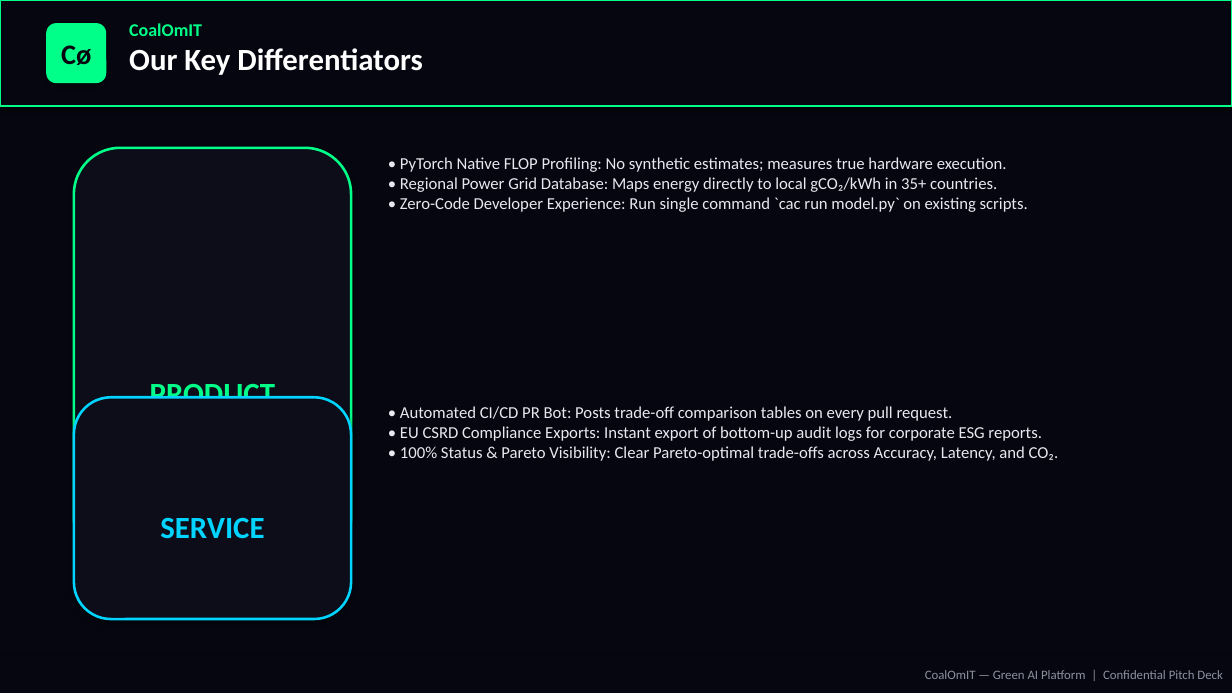
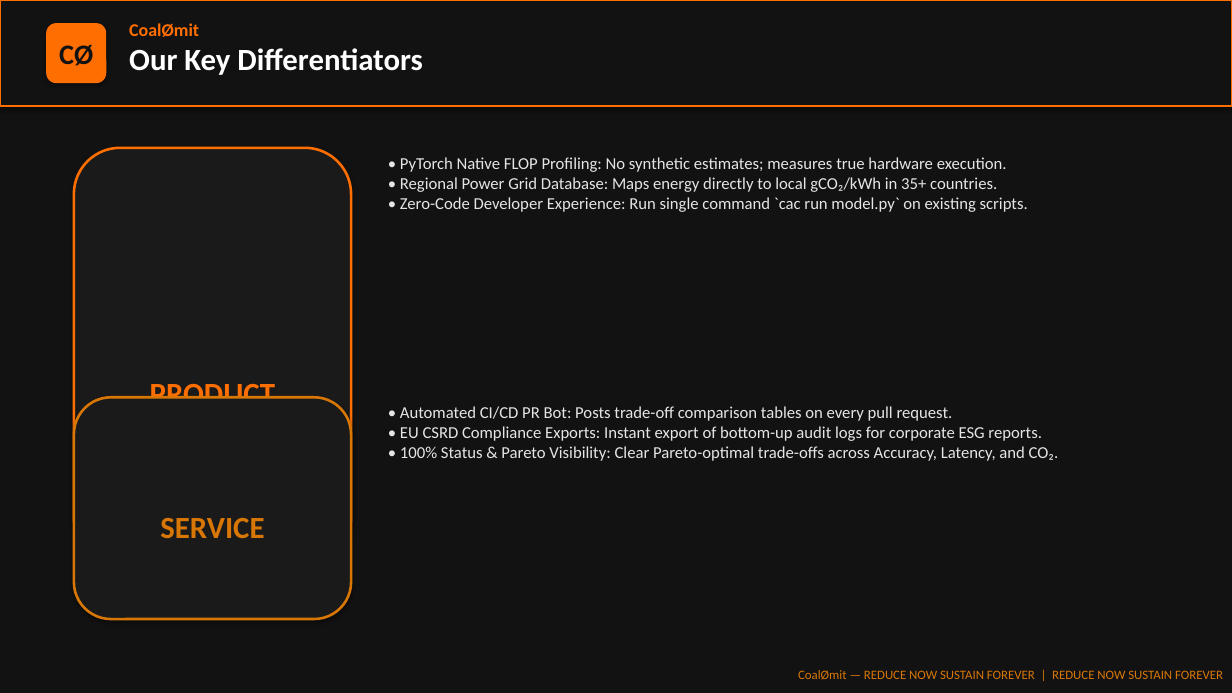
Before and after one commit to AAYUSHI003/CoalOmit, a slide deck: slide 7 of CoalOmIT_Pitch_Deck.pptx. Drawn at 1232x693 pixels with LibreOffice and Linux fonts; fonts in the diff are those of the drawing. Boxes give left, top, right and bottom in pixels: in the first picture for what was removed or moved away, otherwise in the second. Text is boxed around its words. In the diff, an @@ line names an element or a change of style, - is before the commit and + after.

Commit message:
Update pitch deck theme to match CoalØmit amber orange screenshot

```diff
--- a/CoalOmIT_Pitch_Deck.pptx
+++ b/CoalOmIT_Pitch_Deck.pptx
@@ rectangle at box(0, 0, 1232, 693): fill #060610 to #121212 @@
@@ rectangle at box(0, 0, 1232, 106): fill #060610 to #121212; outline #00FF88 1.5 pt to #FF6E00 1.5 pt @@
@@ rounded rectangle "CØ" at box(46, 23, 106, 83): fill #00FF88 to #FF6E00 @@
@@ text at box(129, 23, 199, 37): text changed; text colour #00FF88 to #FF6E00 @@
-CoalOmIT
+CoalØmit
@@ text in rounded rectangle at box(59, 45, 93, 66): text changed; text colour #060610 to #121212 @@
-Cø
+CØ
@@ rounded rectangle "PRODUCT" at box(74, 148, 351, 564): text colour #00FF88 to #FF6E00; fill #0D0D1A to #1A1A1A; outline #00FF88 2 pt to #FF6E00 2 pt @@
@@ rounded rectangle "SERVICE" at box(74, 397, 351, 619): text colour #00D4FF to #D97706; fill #0D0D1A to #1A1A1A; outline #00D4FF 2 pt to #D97706 2 pt @@
@@ rectangle "CoalØmit — REDUCE NOW SUSTAIN ..." at box(0, 656, 1232, 693): fill #060610 to #121212 @@
@@ text in rectangle at box(798, 670, 1223, 680): text changed; text colour #8C91A0 to #D97706 @@
-CoalOmIT — Green AI Platform | Confidential Pitch Deck
+CoalØmit — REDUCE NOW SUSTAIN FOREVER | REDUCE NOW SUSTAIN FOREVER
```
Also in this commit, not shown: 12 other slides changed, 2 other files.
